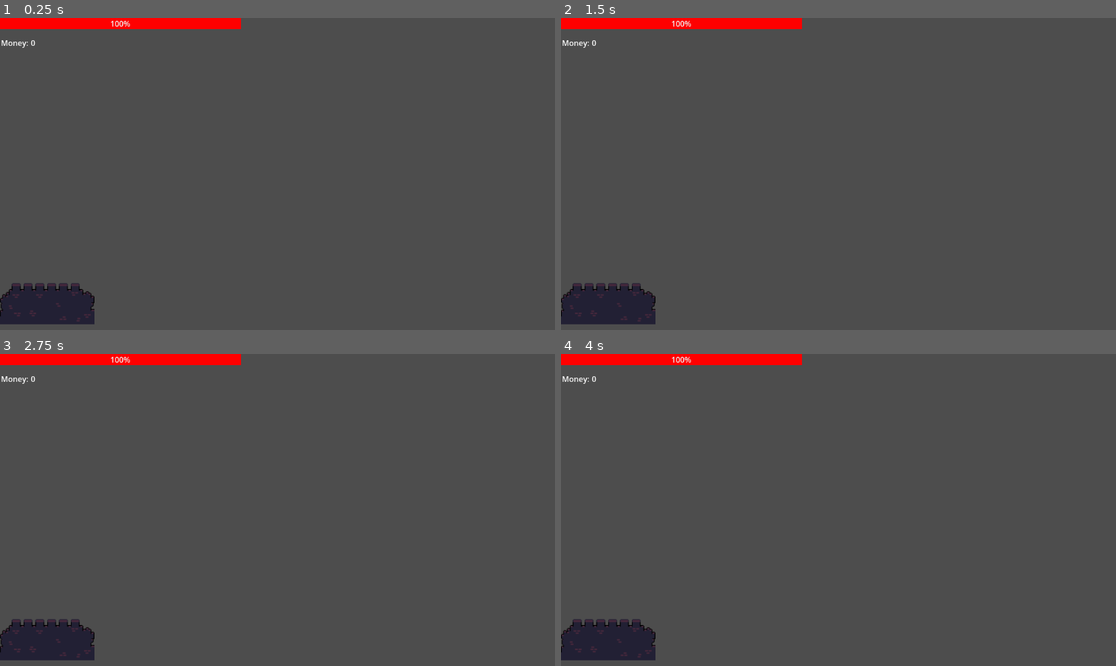
Above: before the commit, frames 1-4 (two rows, left to right).
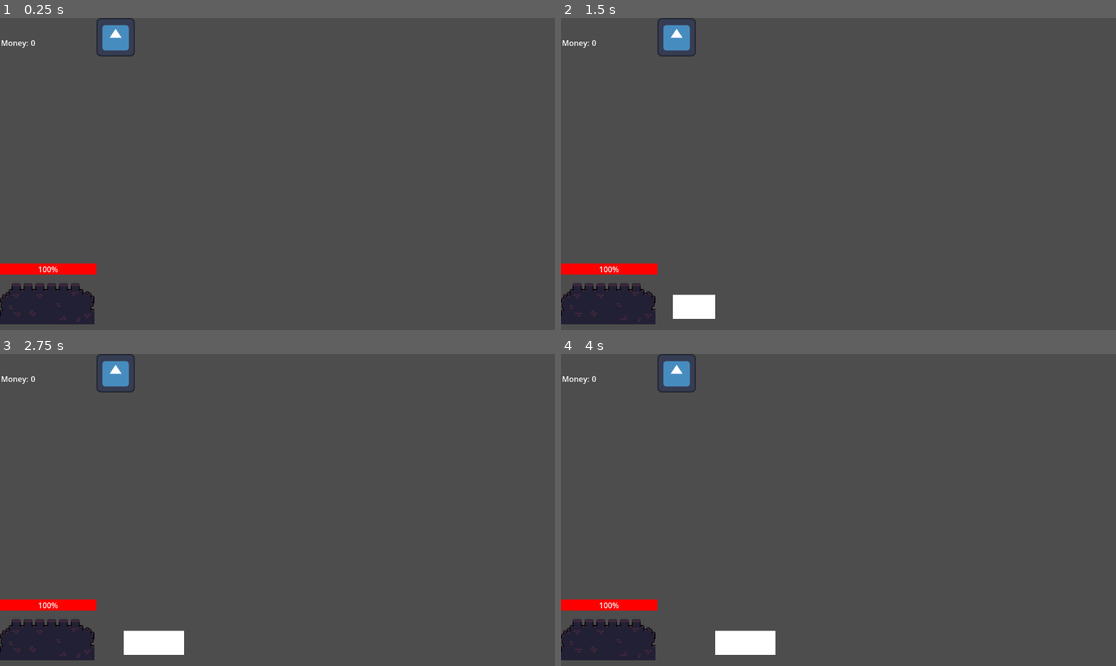
Above: after the commit, the same moments.

Repository: AdamMambetov/tower-defence-godot
Game: Godot game, scene res://scene/main_map.tscn
Two runs of this game, one before a commit and one after it. Both use one fixed random seed, a clock stepped at 60 frames per second and the inputs below. This scene is started directly instead of the project's main scene. The engine's default icon, where the game draws it, is replaced by a stand-in: a white triangle on a blue panel in a dark square.
Inputs (mouse positions are in pixels of both pictures, inside the frame that each line leads up to):
- Up to frame 1 (0.25 s): no input
- Up to frame 2 (1.5 s): click (677, 36) at 0.52 s; click (677, 36) at 1.27 s
- Up to frame 3 (2.75 s): click (116, 372) at 2.02 s
- Up to frame 4 (4 s): move the mouse to (610, 641) at 2.77 s; click (610, 641) at 2.92 s; move the mouse to (727, 525) at 3.52 s; click (727, 525) at 3.67 s

The runs differ from the first frame. In frame 1, 2.6% of the frame differs, in the area x 0-44%, y 0-83%; in frame 2, 3.2%; in frame 3, 3.5%, in the area x 0-44%, y 0-97%; in frame 4, 3.5%.
Error after the commit: Cannot call method 'send_text' on a null value. (res://src/main_map.gd:50)

Commit message:
add spawn unit

Diff:
--- a/scene/main_map.tscn
+++ b/scene/main_map.tscn
@@ -1,7 +1,14 @@
-[gd_scene load_steps=8 format=4 uid="uid://d1vrkfxgttq3c"]
+[gd_scene load_steps=9 format=4 uid="uid://d1vrkfxgttq3c"]
 
 [ext_resource type="Script" uid="uid://cfltnwoeynwn2" path="res://src/main_map.gd" id="1_xf4q7"]
 [ext_resource type="Texture2D" uid="uid://dnhk6e8h8p3f0" path="res://file/castle/tile_castle.png" id="2_cv3lj"]
+[ext_resource type="Texture2D" uid="uid://rucn240baf47" path="res://icon.svg" id="3_4jeie"]
+
+[sub_resource type="StyleBoxFlat" id="StyleBoxFlat_4jeie"]
+bg_color = Color(0, 0, 0, 1)
+
+[sub_resource type="StyleBoxFlat" id="StyleBoxFlat_hquly"]
+bg_color = Color(1, 0, 0, 1)
 
 [sub_resource type="TileSetAtlasSource" id="TileSetAtlasSource_13gc7"]
 texture = ExtResource("2_cv3lj")
@@ -682,12 +689,6 @@
 [sub_resource type="RectangleShape2D" id="RectangleShape2D_cv3lj"]
 size = Vector2(196, 87)
 
-[sub_resource type="StyleBoxFlat" id="StyleBoxFlat_4jeie"]
-bg_color = Color(0, 0, 0, 1)
-
-[sub_resource type="StyleBoxFlat" id="StyleBoxFlat_hquly"]
-bg_color = Color(1, 0, 0, 1)
-
 [node name="MainMap" type="Node2D"]
 script = ExtResource("1_xf4q7")
 
@@ -698,60 +699,81 @@
 limit_right = 1000
 limit_bottom = 644
 
-[node name="CanvasLayer2" type="CanvasLayer" parent="."]
+[node name="Game Layer" type="CanvasLayer" parent="."]
 follow_viewport_enabled = true
 
-[node name="PlayerTower" type="Area2D" parent="CanvasLayer2"]
+[node name="PlayerTower" type="Area2D" parent="Game Layer"]
 collision_layer = 10
 collision_mask = 4
 
-[node name="TileMapLayer" type="TileMapLayer" parent="CanvasLayer2/PlayerTower"]
+[node name="PlayerHealthBar" type="ProgressBar" parent="Game Layer/PlayerTower"]
+custom_minimum_size = Vector2(200, 0)
+anchors_preset = 2
+anchor_top = 1.0
+anchor_bottom = 1.0
+offset_top = 510.0
+offset_right = 200.0
+offset_bottom = 533.0
+grow_vertical = 0
+theme_override_styles/background = SubResource("StyleBoxFlat_4jeie")
+theme_override_styles/fill = SubResource("StyleBoxFlat_hquly")
+value = 100.0
+
+[node name="TileMapLayer" type="TileMapLayer" parent="Game Layer/PlayerTower"]
 scale = Vector2(1.53, 1.53)
 tile_map_data = PackedByteArray("AAAFABYAAAAFAA4AAAAGABYAAAAGAA4AAAAAABcAAAAAAA8AAAAAABgAAAAAABAAAAAAABkAAAAAABEAAAABAB …(400 unchanged characters)…
 tile_set = SubResource("TileSet_arx8d")
 
-[node name="CollisionShape2D" type="CollisionShape2D" parent="CanvasLayer2/PlayerTower"]
+[node name="CollisionShape2D" type="CollisionShape2D" parent="Game Layer/PlayerTower"]
 position = Vector2(98, 593.5)
 shape = SubResource("RectangleShape2D_cv3lj")
 
-[node name="EnemyTower" type="Area2D" parent="CanvasLayer2"]
+[node name="UnitSpawn" type="Node2D" parent="Game Layer/PlayerTower"]
+position = Vector2(250, 600)
+
+[node name="EnemyTower" type="Area2D" parent="Game Layer"]
 position = Vector2(1850, 0)
 collision_layer = 12
 collision_mask = 2
 
-[node name="TileMapLayer" type="TileMapLayer" parent="CanvasLayer2/EnemyTower"]
+[node name="EnemyHealthBar" type="ProgressBar" parent="Game Layer/EnemyTower"]
+custom_minimum_size = Vector2(200, 0)
+anchors_preset = 2
+anchor_top = 1.0
+anchor_bottom = 1.0
+offset_top = 510.0
+offset_right = 200.0
+offset_bottom = 533.0
+grow_vertical = 0
+mouse_filter = 2
+theme_override_styles/background = SubResource("StyleBoxFlat_4jeie")
+theme_override_styles/fill = SubResource("StyleBoxFlat_hquly")
+value = 100.0
+
+[node name="TileMapLayer" type="TileMapLayer" parent="Game Layer/EnemyTower"]
 scale = Vector2(1.53, 1.53)
 tile_map_data = PackedByteArray("AAAFABYAAAAFAA4AAAAGABYAAAAGAA4AAAAAABcAAAAAAA8AAAAAABgAAAAAABAAAAAAABkAAAAAABEAAAABAB …(400 unchanged characters)…
 tile_set = SubResource("TileSet_arx8d")
 
-[node name="CollisionShape2D" type="CollisionShape2D" parent="CanvasLayer2/EnemyTower"]
+[node name="CollisionShape2D" type="CollisionShape2D" parent="Game Layer/EnemyTower"]
 position = Vector2(98, 593.5)
 shape = SubResource("RectangleShape2D_cv3lj")
 
-[node name="CanvasLayer" type="CanvasLayer" parent="."]
-
-[node name="UI" type="Control" parent="CanvasLayer"]
+[node name="UnitSpawn" type="Node2D" parent="Game Layer/EnemyTower"]
+position = Vector2(-70, 600)
+
+[node name="UI Layer" type="CanvasLayer" parent="."]
+
+[node name="UI" type="Control" parent="UI Layer"]
 layout_mode = 3
 anchors_preset = 15
 anchor_right = 1.0
 anchor_bottom = 1.0
 grow_horizontal = 2
 grow_vertical = 2
-
-[node name="HBoxContainer" type="HBoxContainer" parent="CanvasLayer/UI"]
-layout_mode = 1
-anchors_preset = -1
-offset_right = 40.0
-offset_bottom = 40.0
-
-[node name="HealthBar" type="ProgressBar" parent="CanvasLayer/UI/HBoxContainer"]
-custom_minimum_size = Vector2(500, 0)
-layout_mode = 2
-theme_override_styles/background = SubResource("StyleBoxFlat_4jeie")
-theme_override_styles/fill = SubResource("StyleBoxFlat_hquly")
-value = 100.0
-
-[node name="MoneyText" type="Label" parent="CanvasLayer/UI"]
+mouse_filter = 2
+
+[node name="MoneyText" type="Label" parent="UI Layer/UI"]
 layout_mode = 0
 offset_left = 2.0
 offset_top = 40.0
@@ -759,7 +781,7 @@
 offset_bottom = 63.0
 text = "Money:"
 
-[node name="MoneyValue" type="Label" parent="CanvasLayer/UI"]
+[node name="MoneyValue" type="Label" parent="UI Layer/UI"]
 layout_mode = 0
 offset_left = 64.0
 offset_top = 40.0
@@ -767,5 +789,25 @@
 offset_bottom = 63.0
 text = "0"
 
-[connection signal="input_event" from="CanvasLayer2/PlayerTower" to="." method="_on_player_tower_input_event"]
-[connection signal="input_event" from="CanvasLayer2/EnemyTower" to="." method="_on_enemy_tower_input_event"]
+[node name="MinionButton" type="TextureButton" parent="UI Layer/UI"]
+layout_mode = 1
+anchors_preset = 5
+anchor_left = 0.5
+anchor_right = 0.5
+offset_left = -376.0
+offset_right = -296.0
+offset_bottom = 80.0
+grow_horizontal = 2
+texture_normal = ExtResource("3_4jeie")
+ignore_texture_size = true
+stretch_mode = 4
+
+[node name="EnemySpawnTimer" type="Timer" parent="."]
+wait_time = 2.0
+autostart = true
+
+[connection signal="input_event" from="Game Layer/PlayerTower" to="." method="_on_player_tower_input_event"]
+[connection signal="input_event" from="Game Layer/EnemyTower" to="." method="_on_enemy_tower_input_event"]
+[connection signal="pressed" from="UI Layer/UI/MinionButton" to="." method="_on_minion_button_pressed"]
+[connection signal="pressed" from="UI Layer/UI/MinionButton" to="." method="_on_texture_button_pressed"]
+[connection signal="timeout" from="EnemySpawnTimer" to="." method="_on_enemy_spawn_timer_timeout"]
--- /dev/null
+++ b/scene/unit.tscn
@@ -0,0 +1,37 @@
+[gd_scene load_steps=5 format=3 uid="uid://c8srs8kms2owv"]
+
+[ext_resource type="Script" uid="uid://b1aemje2io0qa" path="res://src/unit.gd" id="1_f4vs5"]
+
+[sub_resource type="BoxMesh" id="BoxMesh_f4vs5"]
+size = Vector3(50, 50, 1)
+
+[sub_resource type="RectangleShape2D" id="RectangleShape2D_w23df"]
+size = Vector2(50, 50)
+
+[sub_resource type="RectangleShape2D" id="RectangleShape2D_f4vs5"]
+size = Vector2(35, 100)
+
+[node name="Unit" type="Area2D"]
+collision_layer = 0
+collision_mask = 8
+script = ExtResource("1_f4vs5")
+
+[node name="MeshInstance2D" type="MeshInstance2D" parent="."]
+mesh = SubResource("BoxMesh_f4vs5")
+
+[node name="CollisionShape2D" type="CollisionShape2D" parent="."]
+shape = SubResource("RectangleShape2D_w23df")
+
+[node name="ShapeCast2D" type="ShapeCast2D" parent="."]
+shape = SubResource("RectangleShape2D_f4vs5")
+target_position = Vector2(100, 0)
+collision_mask = 0
+collide_with_areas = true
+collide_with_bodies = false
+
+[node name="Label" type="Label" parent="."]
+offset_left = -20.0
+offset_top = -12.0
+offset_right = 20.0
+offset_bottom = 11.0
+theme_override_colors/font_color = Color(0, 0, 0, 1)
--- a/src/main_map.gd
+++ b/src/main_map.gd
@@ -4,11 +4,11 @@
 var camera_speed = 50
 
 
+func _ready() -> void:
+	Api.connect("new_data_recived", _on_Api_new_data_recieved)
+
 func _process(_delta: float) -> void:
 	_update_camera()
-	var result = await Api.new_data_recived
-	if result[0]:
-		_new_data_handler(result[1])
 
 
 func _update_camera() -> void:
@@ -64,3 +64,19 @@
 			}
 			var json := JSON.stringify(data)
 			Api.socket.send_text(json)
+
+func _on_Api_new_data_recieved(success: bool, result: Dictionary) -> void:
+	if success:
+		_new_data_handler(result)
+
+func _on_minion_button_pressed() -> void:
+	var unit = preload("res://scene/unit.tscn").instantiate()
+	unit.global_position = $"Game Layer/PlayerTower/UnitSpawn".global_position
+	unit.is_player = true
+	$"Game Layer".add_child(unit)
+
+func _on_enemy_spawn_timer_timeout() -> void:
+	var unit = preload("res://scene/unit.tscn").instantiate()
+	unit.global_position = $"Game Layer/EnemyTower/UnitSpawn".global_position
+	unit.is_player = false
+	$"Game Layer".add_child(unit)
--- /dev/null
+++ b/src/unit.gd
@@ -0,0 +1,35 @@
+extends Area2D
+
+@export var speed = 50
+@export var damage = 5
+@export var is_player: bool
+@export var health: float = 100.0:
+	set(value):
+		health = value
+		$Label.text = str(int(health))
+		if health <= 0:
+			queue_free()
+
+
+func _ready() -> void:
+	set_collision_layer_value(2, is_player)
+	set_collision_layer_value(3, !is_player)
+	set_collision_mask_value(2, !is_player)
+	set_collision_mask_value(3, is_player)
+	$ShapeCast2D.set_collision_mask_value(2, !is_player)
+	$ShapeCast2D.set_collision_mask_value(3, is_player)
+	$ShapeCast2D.rotation_degrees = 0 if is_player else -180
+
+func _physics_process(delta: float) -> void:
+	if $ShapeCast2D.is_colliding():
+		for res in $ShapeCast2D.collision_result:
+			var enemy = res.collider
+			if !is_instance_valid(enemy):
+				continue
+			enemy.health -= damage * delta
+			break
+	else:
+		if is_player:
+			position.x += speed * delta
+		else:
+			position.x -= speed * delta
Not shown, added: src/unit.gd.uid
